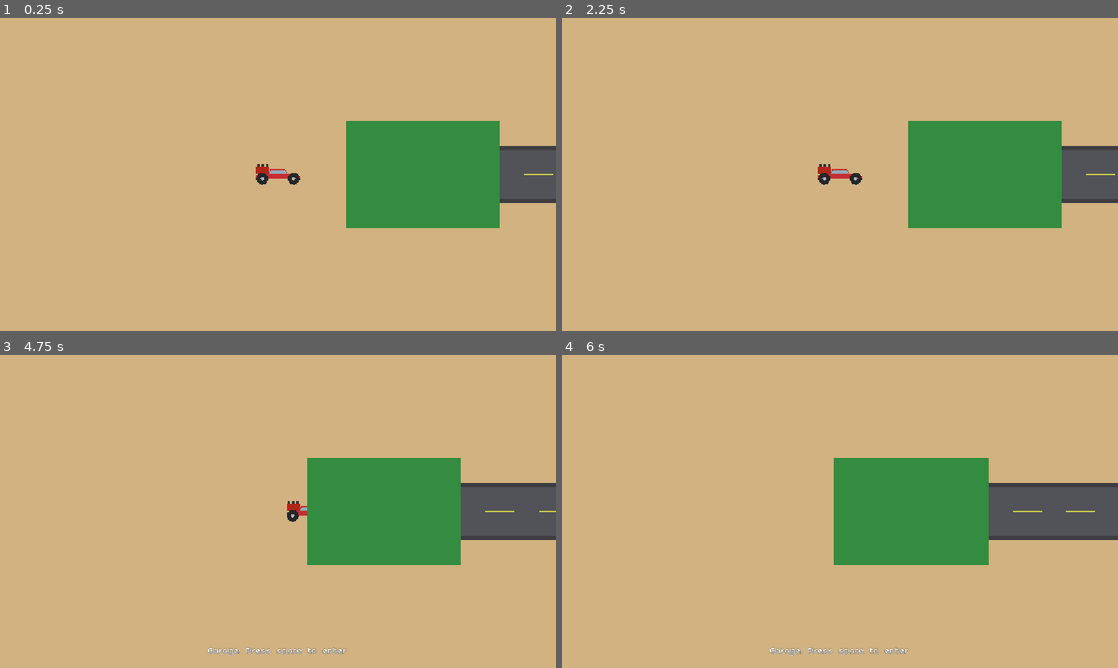
Above: before the commit, frames 1-4 (two rows, left to right).
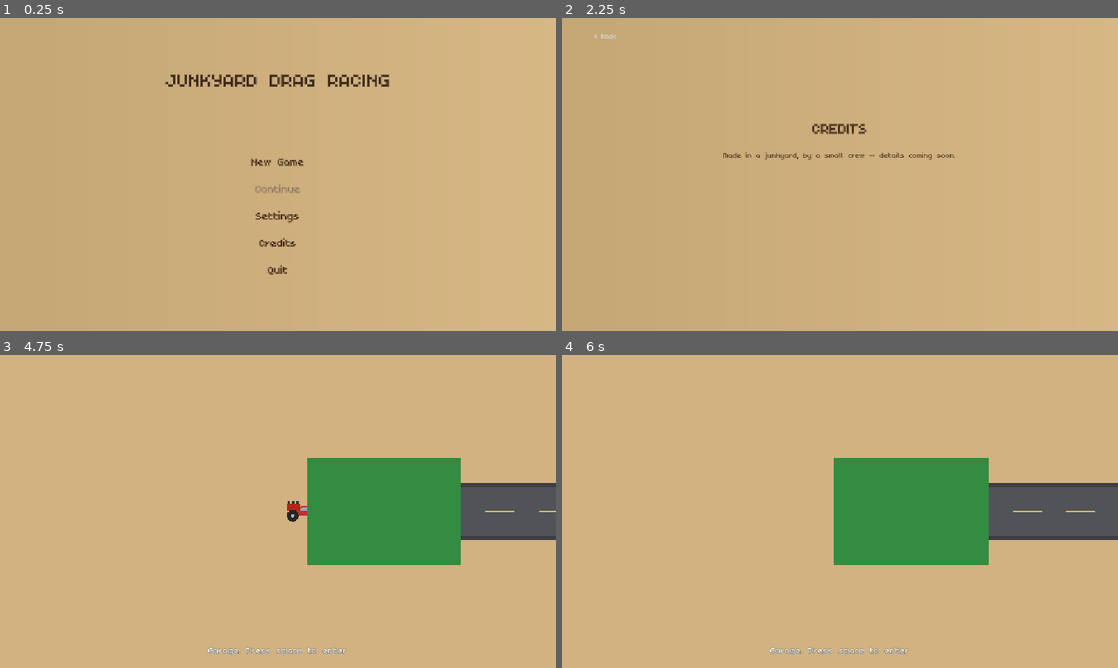
Above: after the commit, the same moments.

Repository: davidkovacwebdev/junkyard-drag-racing
Game: Godot game, scene res://scenes/menu/main_menu.tscn
The game is run twice, just before and just after one commit, with the same random seed, the same clock (stepped at 60 frames per second) and the same inputs. Before the commit the project starts from res://scenes/world/main.tscn.
Inputs (mouse positions are in pixels of both pictures, inside the frame that each line leads up to):
- Up to frame 1 (0.25 s): no input
- Up to frame 2 (2.25 s): click (840, 212) at 0.5 s, where only the run after the commit has a clickable "Settings"; click (606, 33) at 1.25 s, where only the run after the commit has a clickable "< Back"; click (840, 240) at 2 s, where only the run after the commit has a clickable "Credits"
- Up to frame 3 (4.75 s): click (44, 370) at 2.75 s, where only the run after the commit has a clickable "< Back"; click (278, 495) at 3.5 s, where only the run after the commit has a clickable "New Game"; tap Enter at 4.25 s; move the mouse to (400, 495) at 4.27 s; hold D from 4.28 s (still down); click (400, 495) at 4.42 s; tap Space at 4.52 s
- Up to frame 4 (6 s): release D at 5 s; tap Space at 5 s; drag from (728, 527) to (878, 511) at 5.02 s; click "< Back" at 5.75 s

The runs differ from the first frame. In frame 1, 13% of the frame differs, in the area x 29-100%, y 18-82%; in frame 2, 12%; in frame 3, less than 0.1%; in frame 4, less than 0.1%.

Commit message:
Add main menu, pause menu, and Escape-as-back everywhere
Main menu (New Game/Continue-disabled/Settings/Credits/Quit) is now
the project's entry point, with a slowly-swaying sandy background.
Escape in the open world pauses via get_tree().paused and shows a
menu (Resume/Settings/Return to Menu/Quit to Desktop) — Settings and
Return to Menu explicitly clear the pause flag first since it survives
scene changes. BackButton also handles Escape itself now, so every
screen using it (garage, settings, credits) gets Escape-as-back for
free; removed garage's now-redundant hand-rolled version.

Diff:
--- a/project.godot
+++ b/project.godot
@@ -15,7 +15,7 @@
 [application]
 
 config/name="Junkyard drag racing"
-run/main_scene="res://scenes/world/main.tscn"
+run/main_scene="res://scenes/menu/main_menu.tscn"
 config/features=PackedStringArray("4.7", "GL Compatibility")
 config/icon="res://icon.svg"
 
--- /dev/null
+++ b/scenes/menu/credits_screen.tscn
@@ -0,0 +1,37 @@
+[gd_scene load_steps=3 format=3]
+
+[ext_resource type="PackedScene" path="res://scenes/menu/swaying_background.tscn" id="1"]
+[ext_resource type="PackedScene" path="res://scenes/ui/back_button.tscn" id="2"]
+
+[node name="CreditsScreen" type="Control"]
+anchor_right = 1.0
+anchor_bottom = 1.0
+
+[node name="SwayingBackground" parent="." instance=ExtResource("1")]
+
+[node name="TitleLabel" type="Label" parent="."]
+offset_left = 276.0
+offset_top = 200.0
+offset_right = 876.0
+offset_bottom = 260.0
+theme_override_colors/font_color = Color(0.25, 0.16, 0.08, 1)
+theme_override_font_sizes/font_size = 36
+horizontal_alignment = 1
+text = "CREDITS"
+
+[node name="MessageLabel" type="Label" parent="."]
+offset_left = 276.0
+offset_top = 270.0
+offset_right = 876.0
+offset_bottom = 310.0
+theme_override_colors/font_color = Color(0.35, 0.25, 0.15, 1)
+theme_override_font_sizes/font_size = 18
+horizontal_alignment = 1
+text = "Made in a junkyard, by a small crew — details coming soon."
+
+[node name="BackButton" parent="." instance=ExtResource("2")]
+offset_left = 30.0
+offset_top = 20.0
+offset_right = 150.0
+offset_bottom = 50.0
+target_scene = "res://scenes/menu/main_menu.tscn"
--- /dev/null
+++ b/scenes/menu/main_menu.tscn
@@ -0,0 +1,92 @@
+[gd_scene load_steps=3 format=3]
+
+[ext_resource type="Script" path="res://scripts/menu/main_menu.gd" id="1"]
+[ext_resource type="PackedScene" path="res://scenes/menu/swaying_background.tscn" id="2"]
+
+[node name="MainMenu" type="Control"]
+anchor_right = 1.0
+anchor_bottom = 1.0
+script = ExtResource("1")
+
+[node name="SwayingBackground" parent="." instance=ExtResource("2")]
+
+[node name="TitleLabel" type="Label" parent="."]
+offset_left = 276.0
+offset_top = 90.0
+offset_right = 876.0
+offset_bottom = 160.0
+theme_override_colors/font_color = Color(0.25, 0.16, 0.08, 1)
+theme_override_colors/font_outline_color = Color(1, 0.95, 0.85, 0.6)
+theme_override_constants/outline_size = 6
+theme_override_font_sizes/font_size = 48
+horizontal_alignment = 1
+text = "JUNKYARD DRAG RACING"
+
+[node name="NewGameButton" type="Button" parent="."]
+offset_left = 426.0
+offset_top = 270.0
+offset_right = 726.0
+offset_bottom = 316.0
+theme_override_colors/font_color = Color(0.25, 0.16, 0.08, 1)
+theme_override_colors/font_hover_color = Color(0.6, 0.15, 0.15, 1)
+theme_override_colors/font_pressed_color = Color(0.6, 0.15, 0.15, 1)
+theme_override_colors/font_focus_color = Color(0.25, 0.16, 0.08, 1)
+theme_override_font_sizes/font_size = 26
+flat = true
+text = "New Game"
+
+[node name="ContinueButton" type="Button" parent="."]
+offset_left = 426.0
+offset_top = 326.0
+offset_right = 726.0
+offset_bottom = 372.0
+theme_override_colors/font_color = Color(0.25, 0.16, 0.08, 1)
+theme_override_colors/font_disabled_color = Color(0.4, 0.36, 0.3, 0.6)
+theme_override_font_sizes/font_size = 26
+flat = true
+disabled = true
+text = "Continue"
+
+[node name="SettingsButton" type="Button" parent="."]
+offset_left = 426.0
+offset_top = 382.0
+offset_right = 726.0
+offset_bottom = 428.0
+theme_override_colors/font_color = Color(0.25, 0.16, 0.08, 1)
+theme_override_colors/font_hover_color = Color(0.6, 0.15, 0.15, 1)
+theme_override_colors/font_pressed_color = Color(0.6, 0.15, 0.15, 1)
+theme_override_colors/font_focus_color = Color(0.25, 0.16, 0.08, 1)
+theme_override_font_sizes/font_size = 26
+flat = true
+text = "Settings"
+
+[node name="CreditsButton" type="Button" parent="."]
+offset_left = 426.0
+offset_top = 438.0
+offset_right = 726.0
+offset_bottom = 484.0
+theme_override_colors/font_color = Color(0.25, 0.16, 0.08, 1)
+theme_override_colors/font_hover_color = Color(0.6, 0.15, 0.15, 1)
+theme_override_colors/font_pressed_color = Color(0.6, 0.15, 0.15, 1)
+theme_override_colors/font_focus_color = Color(0.25, 0.16, 0.08, 1)
+theme_override_font_sizes/font_size = 26
+flat = true
+text = "Credits"
+
+[node name="QuitButton" type="Button" parent="."]
+offset_left = 426.0
+offset_top = 494.0
+offset_right = 726.0
+offset_bottom = 540.0
+theme_override_colors/font_color = Color(0.25, 0.16, 0.08, 1)
+theme_override_colors/font_hover_color = Color(0.6, 0.15, 0.15, 1)
+theme_override_colors/font_pressed_color = Color(0.6, 0.15, 0.15, 1)
+theme_override_colors/font_focus_color = Color(0.25, 0.16, 0.08, 1)
+theme_override_font_sizes/font_size = 26
+flat = true
+text = "Quit"
+
+[connection signal="pressed" from="NewGameButton" to="." method="_on_new_game_pressed"]
+[connection signal="pressed" from="SettingsButton" to="." method="_on_settings_pressed"]
+[connection signal="pressed" from="CreditsButton" to="." method="_on_credits_pressed"]
+[connection signal="pressed" from="QuitButton" to="." method="_on_quit_pressed"]
--- /dev/null
+++ b/scenes/menu/settings_screen.tscn
@@ -0,0 +1,37 @@
+[gd_scene load_steps=3 format=3]
+
+[ext_resource type="PackedScene" path="res://scenes/menu/swaying_background.tscn" id="1"]
+[ext_resource type="PackedScene" path="res://scenes/ui/back_button.tscn" id="2"]
+
+[node name="SettingsScreen" type="Control"]
+anchor_right = 1.0
+anchor_bottom = 1.0
+
+[node name="SwayingBackground" parent="." instance=ExtResource("1")]
+
+[node name="TitleLabel" type="Label" parent="."]
+offset_left = 276.0
+offset_top = 200.0
+offset_right = 876.0
+offset_bottom = 260.0
+theme_override_colors/font_color = Color(0.25, 0.16, 0.08, 1)
+theme_override_font_sizes/font_size = 36
+horizontal_alignment = 1
+text = "SETTINGS"
+
+[node name="MessageLabel" type="Label" parent="."]
+offset_left = 276.0
+offset_top = 270.0
+offset_right = 876.0
+offset_bottom = 310.0
+theme_override_colors/font_color = Color(0.35, 0.25, 0.15, 1)
+theme_override_font_sizes/font_size = 18
+horizontal_alignment = 1
+text = "Nothing to configure yet — coming soon."
+
+[node name="BackButton" parent="." instance=ExtResource("2")]
+offset_left = 30.0
+offset_top = 20.0
+offset_right = 150.0
+offset_bottom = 50.0
+target_scene = "res://scenes/menu/main_menu.tscn"
--- /dev/null
+++ b/scenes/menu/swaying_background.tscn
@@ -0,0 +1,21 @@
+[gd_scene load_steps=3 format=3]
+
+[ext_resource type="Script" path="res://scripts/menu/swaying_background.gd" id="1"]
+
+[sub_resource type="Gradient" id="Gradient_1"]
+colors = PackedColorArray(0.76, 0.64, 0.45, 1, 0.85, 0.73, 0.53, 1, 0.76, 0.64, 0.45, 1)
+
+[sub_resource type="GradientTexture2D" id="GradientTexture2D_1"]
+gradient = SubResource("Gradient_1")
+fill_from = Vector2(0, 0.5)
+fill_to = Vector2(1, 0.5)
+
+[node name="SwayingBackground" type="TextureRect"]
+offset_left = -202.0
+offset_top = 0.0
+offset_right = 1353.0
+offset_bottom = 648.0
+texture = SubResource("GradientTexture2D_1")
+expand_mode = 1
+stretch_mode = 0
+script = ExtResource("1")
--- a/scenes/world/main.tscn
+++ b/scenes/world/main.tscn
@@ -1,10 +1,11 @@
-[gd_scene load_steps=6 format=3]
+[gd_scene load_steps=7 format=3]
 
 [ext_resource type="PackedScene" path="res://scenes/world/player_car.tscn" id="1"]
 [ext_resource type="PackedScene" path="res://scenes/world/obstacle.tscn" id="2"]
 [ext_resource type="PackedScene" path="res://scenes/garage/garage.tscn" id="3"]
 [ext_resource type="Script" path="res://scripts/world/road.gd" id="4"]
 [ext_resource type="PackedScene" path="res://scenes/world/drag_strip.tscn" id="5"]
+[ext_resource type="PackedScene" path="res://scenes/world/pause_menu.tscn" id="6"]
 
 [node name="Main" type="Node2D"]
 
@@ -35,3 +36,5 @@
 rect_color = Color(0.2, 0.55, 0.25, 1)
 display_name = "Garage"
 interior_scene = ExtResource("3")
+
+[node name="PauseMenu" parent="." instance=ExtResource("6")]
--- /dev/null
+++ b/scenes/world/pause_menu.tscn
@@ -0,0 +1,78 @@
+[gd_scene load_steps=2 format=3]
+
+[ext_resource type="Script" path="res://scripts/world/pause_menu.gd" id="1"]
+
+[node name="PauseMenu" type="CanvasLayer"]
+script = ExtResource("1")
+
+[node name="Panel" type="ColorRect" parent="."]
+anchor_right = 1.0
+anchor_bottom = 1.0
+color = Color(0, 0, 0, 0.6)
+
+[node name="TitleLabel" type="Label" parent="Panel"]
+offset_left = 426.0
+offset_top = 220.0
+offset_right = 726.0
+offset_bottom = 270.0
+theme_override_colors/font_color = Color(1, 1, 1, 1)
+theme_override_font_sizes/font_size = 36
+horizontal_alignment = 1
+text = "PAUSED"
+
+[node name="ResumeButton" type="Button" parent="Panel"]
+offset_left = 426.0
+offset_top = 290.0
+offset_right = 726.0
+offset_bottom = 336.0
+theme_override_colors/font_color = Color(0.9, 0.9, 0.9, 1)
+theme_override_colors/font_hover_color = Color(1, 0.8, 0.2, 1)
+theme_override_colors/font_pressed_color = Color(1, 0.8, 0.2, 1)
+theme_override_colors/font_focus_color = Color(0.9, 0.9, 0.9, 1)
+theme_override_font_sizes/font_size = 24
+flat = true
+text = "Resume"
+
+[node name="SettingsButton" type="Button" parent="Panel"]
+offset_left = 426.0
+offset_top = 346.0
+offset_right = 726.0
+offset_bottom = 392.0
+theme_override_colors/font_color = Color(0.9, 0.9, 0.9, 1)
+theme_override_colors/font_hover_color = Color(1, 0.8, 0.2, 1)
+theme_override_colors/font_pressed_color = Color(1, 0.8, 0.2, 1)
+theme_override_colors/font_focus_color = Color(0.9, 0.9, 0.9, 1)
+theme_override_font_sizes/font_size = 24
+flat = true
+text = "Settings"
+
+[node name="ReturnToMenuButton" type="Button" parent="Panel"]
+offset_left = 426.0
+offset_top = 402.0
+offset_right = 726.0
+offset_bottom = 448.0
+theme_override_colors/font_color = Color(0.9, 0.9, 0.9, 1)
+theme_override_colors/font_hover_color = Color(1, 0.8, 0.2, 1)
+theme_override_colors/font_pressed_color = Color(1, 0.8, 0.2, 1)
+theme_override_colors/font_focus_color = Color(0.9, 0.9, 0.9, 1)
+theme_override_font_sizes/font_size = 24
+flat = true
+text = "Return to Menu"
+
+[node name="QuitButton" type="Button" parent="Panel"]
+offset_left = 426.0
+offset_top = 458.0
+offset_right = 726.0
+offset_bottom = 504.0
+theme_override_colors/font_color = Color(0.9, 0.9, 0.9, 1)
+theme_override_colors/font_hover_color = Color(1, 0.8, 0.2, 1)
+theme_override_colors/font_pressed_color = Color(1, 0.8, 0.2, 1)
+theme_override_colors/font_focus_color = Color(0.9, 0.9, 0.9, 1)
+theme_override_font_sizes/font_size = 24
+flat = true
+text = "Quit to Desktop"
+
+[connection signal="pressed" from="Panel/ResumeButton" to="." method="_on_resume_pressed"]
+[connection signal="pressed" from="Panel/SettingsButton" to="." method="_on_settings_pressed"]
+[connection signal="pressed" from="Panel/ReturnToMenuButton" to="." method="_on_return_to_menu_pressed"]
+[connection signal="pressed" from="Panel/QuitButton" to="." method="_on_quit_pressed"]
--- a/scripts/garage/garage.gd
+++ b/scripts/garage/garage.gd
@@ -16,7 +16,6 @@
 @onready var _car_drop_zone: CarDropZone = $CarDropZone
 
 var _index: int = 0
-var _escape_pressed_last: bool = false
 var _wheel_mount_zones: Array[WheelMountZone] = []
 
 const _INACTIVE_FILTER_COLOR := Color(0.85, 0.85, 0.85, 1)
@@ -32,11 +31,6 @@
 	_show_category(PartData.Category.BODY)
 
 func _process(_delta: float) -> void:
-	var escape_pressed := Input.is_physical_key_pressed(KEY_ESCAPE)
-	if escape_pressed and not _escape_pressed_last:
-		get_tree().change_scene_to_file("res://scenes/world/main.tscn")
-	_escape_pressed_last = escape_pressed
-
 	# While dragging a catalog part, light up the valid drop spots on the
 	# car (wheel mounts, engine bay, or the whole body) based on category.
 	# get_viewport() returns null while the scene is being torn down right
--- /dev/null
+++ b/scripts/menu/main_menu.gd
@@ -0,0 +1,19 @@
+class_name MainMenu
+extends Control
+## The game's entry point (see project.godot's run/main_scene). New Game
+## drops the player into the open world. Continue is genuinely disabled
+## (set on the button itself) rather than wired to a no-op — there's no
+## save/load yet, so there's nothing to continue from. Settings/Credits
+## are real screens, just placeholder content for now.
+
+func _on_new_game_pressed() -> void:
+	get_tree().change_scene_to_file("res://scenes/world/main.tscn")
+
+func _on_settings_pressed() -> void:
+	get_tree().change_scene_to_file("res://scenes/menu/settings_screen.tscn")
+
+func _on_credits_pressed() -> void:
+	get_tree().change_scene_to_file("res://scenes/menu/credits_screen.tscn")
+
+func _on_quit_pressed() -> void:
+	get_tree().quit()
--- /dev/null
+++ b/scripts/menu/swaying_background.gd
@@ -0,0 +1,18 @@
+extends TextureRect
+## Slow, gentle side-to-side drift for a menu background — purely
+## decorative. The rect is wider than the viewport so drifting never
+## exposes an edge; a subtle horizontal gradient (rather than one flat
+## color) is what actually makes the drift visible at all.
+
+@export var amplitude: float = 60.0
+@export var period_seconds: float = 16.0
+
+var _base_x: float
+var _t: float = 0.0
+
+func _ready() -> void:
+	_base_x = position.x
+
+func _process(delta: float) -> void:
+	_t += delta
+	position.x = _base_x + sin(_t * TAU / period_seconds) * amplitude
--- a/scripts/ui/back_button.gd
+++ b/scripts/ui/back_button.gd
@@ -1,10 +1,17 @@
 class_name BackButton
 extends Button
-## Plain-text "leave this interior" control — flat, no background, just
-## a font-color change on hover — dropped into every building interior
-## (garage, and whatever comes next) to return to the open world. The
-## player lands back at the exact spot they entered from because
-## PlayerCar/WorldState handle that, not this button.
+## Plain-text "leave here" control — flat, no background, just a
+## font-color change on hover. Defaults to the open world (what every
+## building interior wants — the player lands back at the exact spot
+## they entered from because PlayerCar/WorldState handle that, not this
+## button), but menu screens override target_scene to go back to the
+## main menu instead.
+
+@export_file("*.tscn") var target_scene: String = "res://scenes/world/main.tscn"
 
 func _pressed() -> void:
-	get_tree().change_scene_to_file("res://scenes/world/main.tscn")
+	get_tree().change_scene_to_file(target_scene)
+
+func _unhandled_input(event: InputEvent) -> void:
+	if event is InputEventKey and event.pressed and not event.echo and event.physical_keycode == KEY_ESCAPE:
+		_pressed()
--- /dev/null
+++ b/scripts/world/pause_menu.gd
@@ -0,0 +1,40 @@
+class_name PauseMenu
+extends CanvasLayer
+## Escape pauses the open world and shows this menu; Escape again (or
+## Resume) unpauses. process_mode ALWAYS is what lets this keep working
+## while paused — everything else (PlayerCar, WorldState, ...) has the
+## default inherited mode, so Godot's pause system stops them exactly
+## like we want without any changes on their end.
+
+@onready var _panel: Control = $Panel
+
+func _ready() -> void:
+	process_mode = Node.PROCESS_MODE_ALWAYS
+	_panel.visible = false
+
+func _unhandled_input(event: InputEvent) -> void:
+	if event is InputEventKey and event.pressed and not event.echo and event.physical_keycode == KEY_ESCAPE:
+		_toggle_pause()
+
+func _toggle_pause() -> void:
+	get_tree().paused = not get_tree().paused
+	_panel.visible = get_tree().paused
+
+func _on_resume_pressed() -> void:
+	_toggle_pause()
+
+func _on_settings_pressed() -> void:
+	_leave_to("res://scenes/menu/settings_screen.tscn")
+
+func _on_return_to_menu_pressed() -> void:
+	_leave_to("res://scenes/menu/main_menu.tscn")
+
+## get_tree().paused is a SceneTree-wide flag that survives a scene
+## change — without clearing it first, whatever we switch to would load
+## already paused/frozen (its buttons included).
+func _leave_to(scene_path: String) -> void:
+	get_tree().paused = false
+	get_tree().change_scene_to_file(scene_path)
+
+func _on_quit_pressed() -> void:
+	get_tree().quit()
Not shown, added: scripts/menu/main_menu.gd.uid
Not shown, added: scripts/menu/swaying_background.gd.uid
Not shown, added: scripts/world/pause_menu.gd.uid
